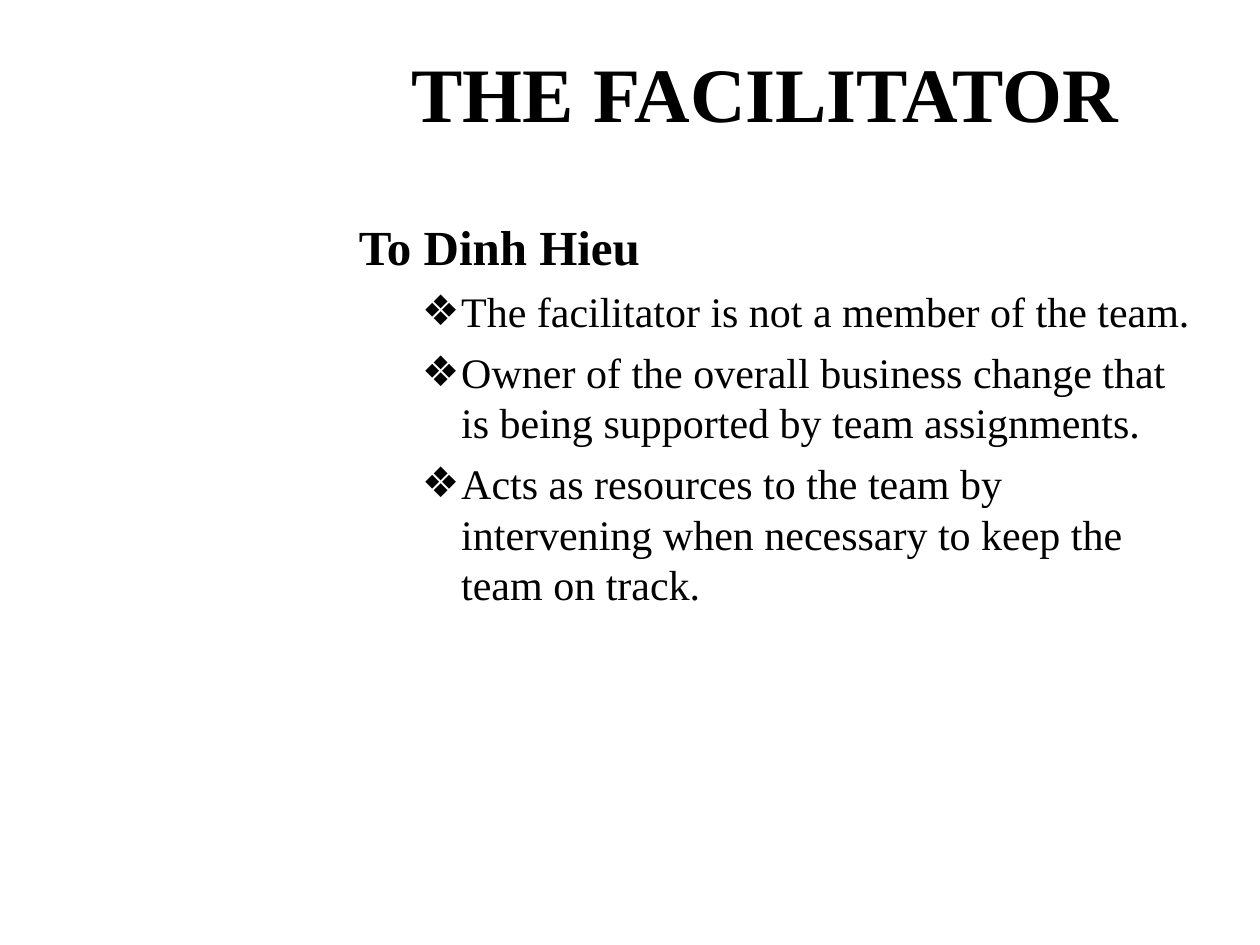
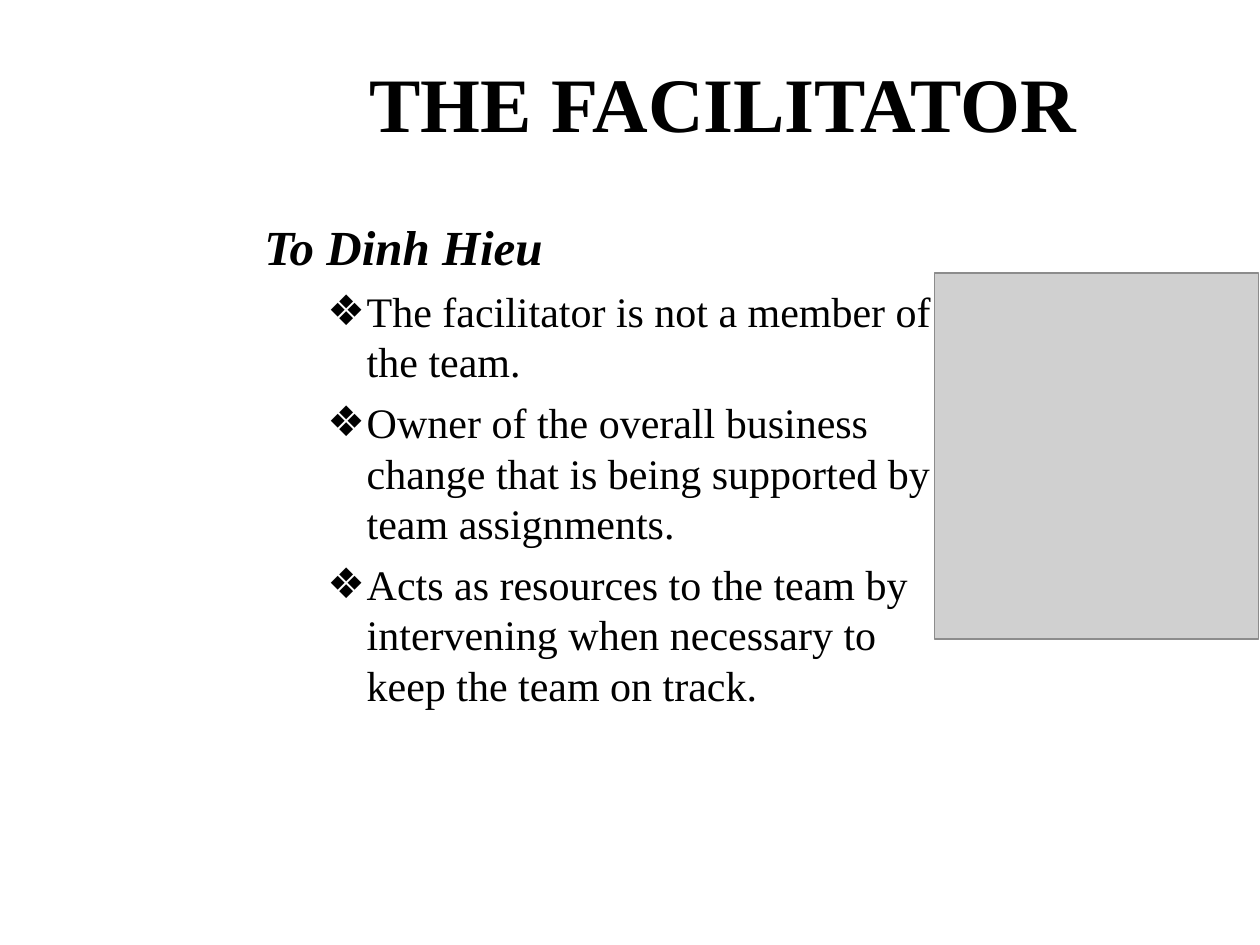
Before and after one commit to T138384/vlu-k15t1-team11, a slide deck: slide 7 of SMA - Software Measurement & Analysis/Asignment-01/K15T1-Team11-Team Assignment1/K15T1-Team11-Team Assignment1.ppt. Drawn at 1260x945 pixels with LibreOffice and Linux fonts; fonts in the diff are those of the drawing; grey boxes stand for pictures; background and template pictures are left out. Boxes give left, top, right and bottom in pixels: in the first picture for what was removed or moved away, otherwise in the second. Text is boxed around its words. In the diff, an @@ line names an element or a change of style, - is before the commit and + after.

```diff
--- a/SMA - Software Measurement & Analysis/Asignment-01/K15T1-Team11-Team Assignment1/K15T1-Team11-Team Assignment1.ppt
+++ b/SMA - Software Measurement & Analysis/Asignment-01/K15T1-Team11-Team Assignment1/K15T1-Team11-Team Assignment1.ppt
@@ title "THE FACILITATOR": place and size @@
-title "THE FACILITATOR" at <box>412,71,1118,123</box>
+title "THE FACILITATOR" at <box>370,81,1076,133</box>
@@ text "To Dinh Hieu": place and size @@
-text "To Dinh Hieu" at <box>359,231,1189,601</box>
+text "To Dinh Hieu" at <box>264,231,931,710</box>
@@ text at <box>264,231,543,266</box>: italic on in "To Dinh Hieu" @@
@@ picture added at <box>935,273,1259,640</box> @@
```
Also in this commit, not shown: 9 other slides changed, 1 slide added, 1 slide removed, 2 other files.
